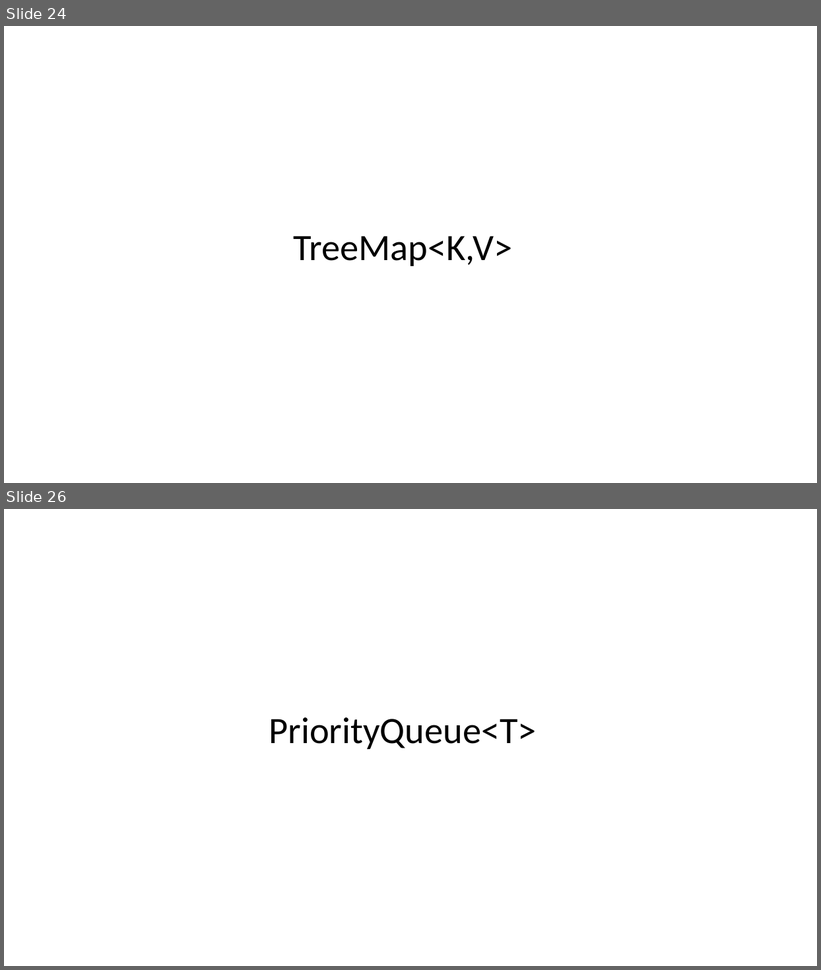
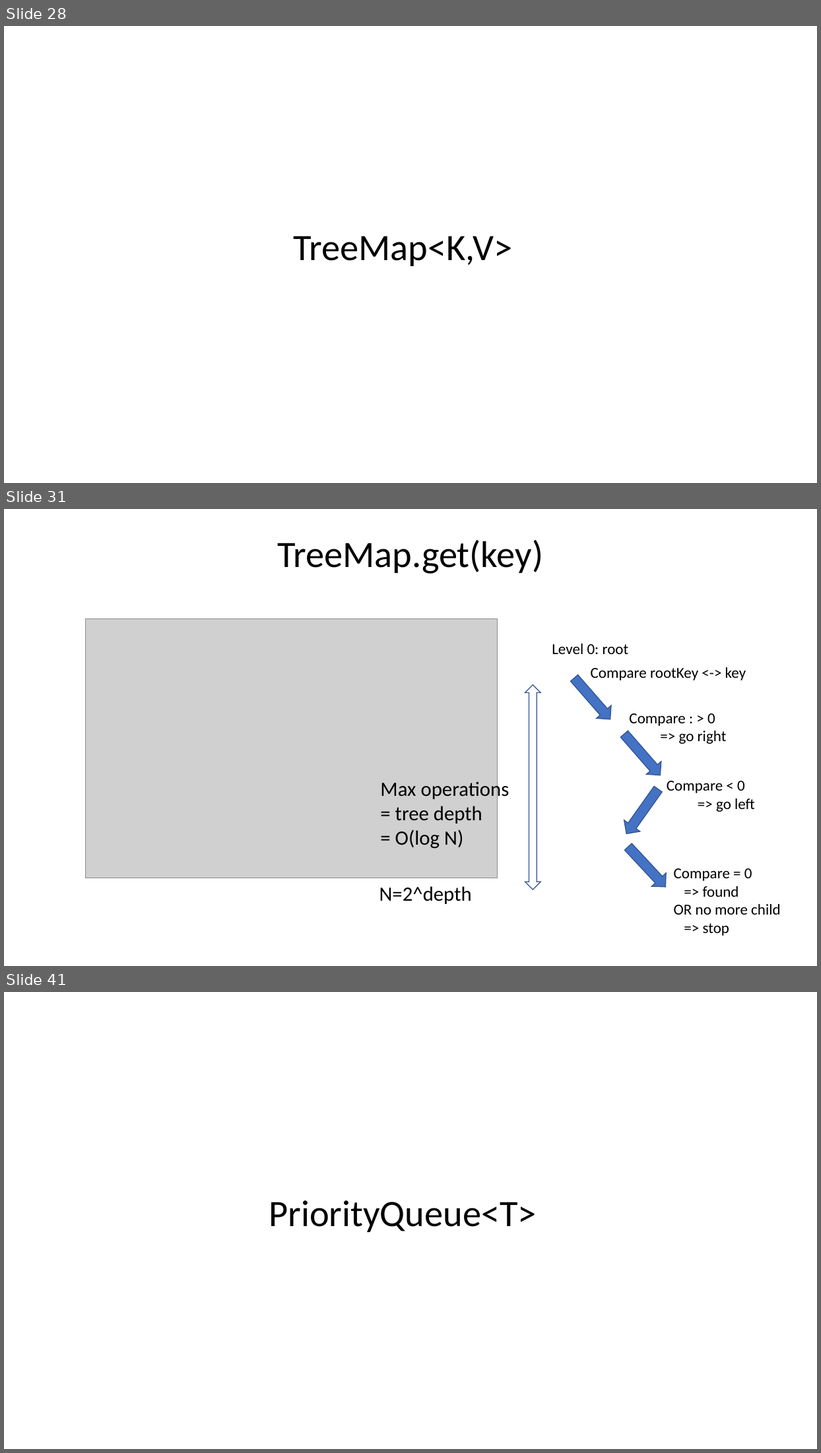
Before and after one commit to Arnaud-Nauwynck/presentations, a slide deck: java/Basic-Data-Structures.pptx. Shown one above the other, each under a label of ours: slides 24 and 26 before the commit, slides 28, 31 and 41 after it; the slides between them are not shown. The pictures are 821x970 and 821x1453 pixels, drawn with LibreOffice and Linux fonts; fonts in the diff are those of the drawing; grey boxes stand for pictures. Boxes give left, top, right and bottom in pixels: in the first picture for what was removed or moved away, otherwise in the second. Text is boxed around its words. In the diff, an @@ line names an element or a change of style, - is before the commit and + after.

```diff
--- a/java/Basic-Data-Structures.pptx
+++ b/java/Basic-Data-Structures.pptx
@@ slide 31 added at (x1=4, y1=509, x2=817, y2=966), background #FFFFFF @@
@@ title added at (x1=277, y1=540, x2=543, y2=574), 44 pt, text #000000 @@
+TreeMap.get(key)
@@ picture added at (x1=86, y1=619, x2=498, y2=878) @@
@@ text added at (x1=552, y1=644, x2=629, y2=654), 18 pt, text #000000 @@
+Level 0: root
@@ up down arrow added at (x1=525, y1=685, x2=541, y2=890), outline #325491 1 pt @@
@@ down arrow added at (x1=567, y1=671, x2=618, y2=725), fill #4472C4, outline #325491 1 pt @@
@@ text added at (x1=591, y1=667, x2=746, y2=681), 18 pt, text #000000 @@
+Compare rootKey <-> key
@@ text added at (x1=629, y1=714, x2=727, y2=744), 18 pt, text #000000 @@
+Compare : > 0
+=> go right
@@ down arrow added at (x1=617, y1=727, x2=668, y2=782), fill #4472C4, outline #325491 1 pt @@
@@ text added at (x1=380, y1=779, x2=510, y2=849), 24 pt, text #000000 @@
+Max operations
+= tree depth
+= O(log N)
@@ down arrow added at (x1=619, y1=784, x2=667, y2=840), fill #4472C4, outline #325491 1 pt @@
@@ text added at (x1=667, y1=781, x2=755, y2=812), 18 pt, text #000000 @@
+Compare < 0
+=> go left
@@ down arrow added at (x1=621, y1=840, x2=673, y2=894), fill #4472C4, outline #325491 1 pt @@
@@ text added at (x1=674, y1=869, x2=781, y2=936), 18 pt, text #000000 @@
+Compare = 0
+=> found
+OR no more child
+=> stop
@@ text added at (x1=380, y1=887, x2=472, y2=904), 24 pt, text #000000 @@
+N=2^depth
@@ what was slide 24 is now slide 28 @@
@@ what was slide 26 is now slide 41 @@
```
Also in this commit, not shown: 5 slides changed, 20 other slides added.
